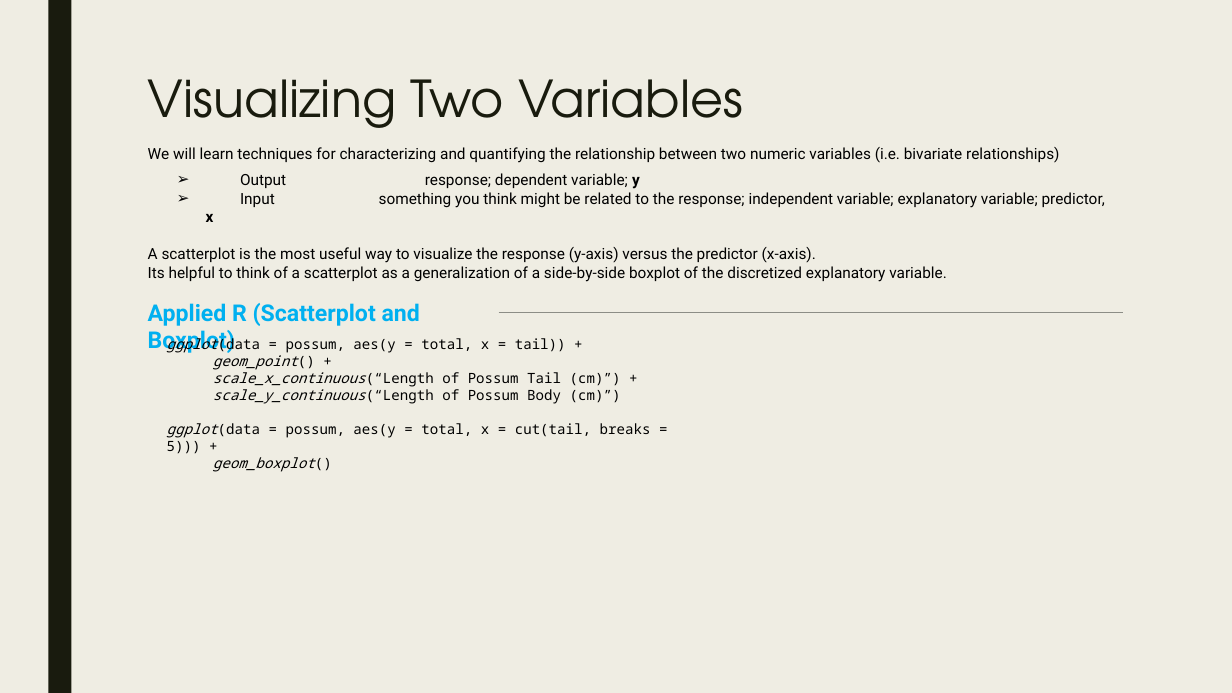
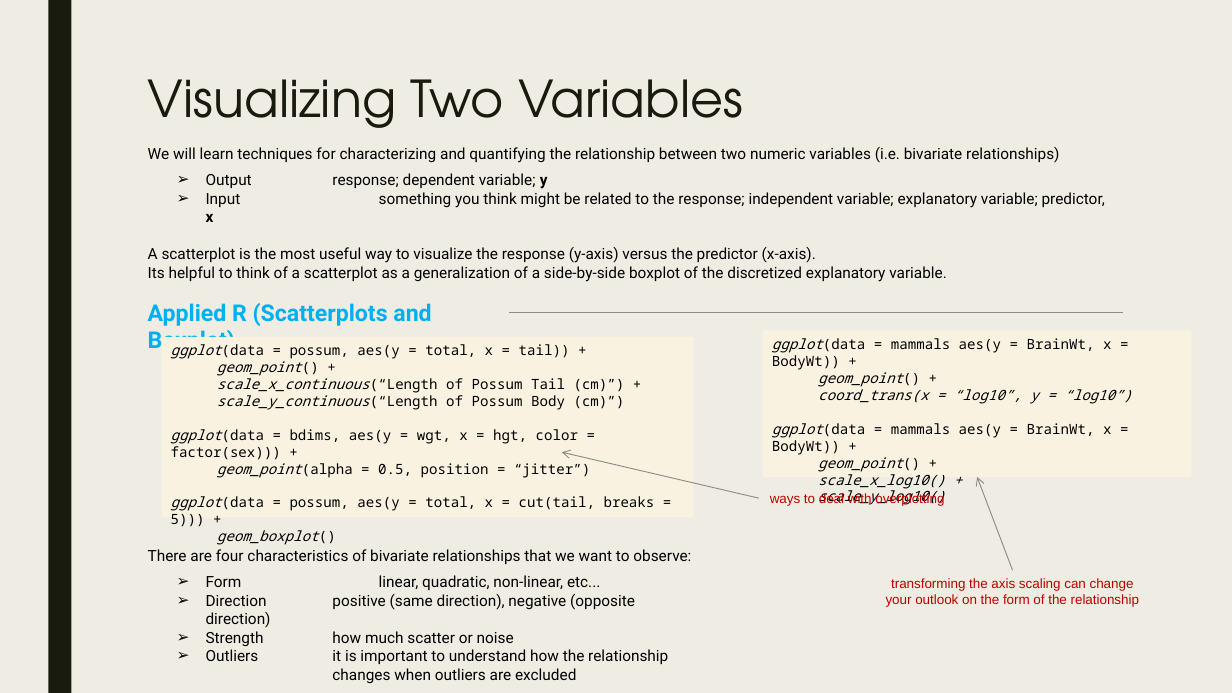
Before and after one commit to parcap/business-education, a slide deck: slide 3 of Correlation-and-Regression/Correlation and Regression.pptx. Drawn at 1232x693 pixels with LibreOffice and Linux fonts; fonts in the diff are those of the drawing. Boxes give left, top, right and bottom in pixels: in the first picture for what was removed or moved away, otherwise in the second. Text is boxed around its words. In the diff, an @@ line names an element or a change of style, - is before the commit and + after.

```diff
--- a/Correlation-and-Regression/Correlation and Regression.pptx
+++ b/Correlation-and-Regression/Correlation and Regression.pptx
@@ text at (148, 303, 431, 354): text changed @@
-Applied R (Scatterplot and Boxplot)
+Applied R (Scatterplots and Boxplot)
@@ line moved from (499, 312) - (1124, 312) to (509, 312) - (1124, 312) @@
@@ rectangle "ggplot(data = possum, aes(y = ...": place and size @@
-rectangle "ggplot(data = possum, aes(y = ..." at (167, 335, 651, 472)
+rectangle "ggplot(data = possum, aes(y = ..." at (162, 336, 694, 517)
@@ rectangle "ggplot(data = possum, aes(y = ..." at (162, 336, 694, 517): fill none to #FAF2E1 @@
@@ rectangle added at (763, 331, 1192, 477), fill #FAF2E1, 11 pt, text #000000, italic @@
+ggplot(data = mammals aes(y = BrainWt, x = BodyWt)) +
+geom_point() +
+coord_trans(x = “log10”, y = “log10”)
+ggplot(data = mammals aes(y = BrainWt, x = BodyWt)) +
+geom_point() +
+scale_x_log10() +
+scale_y_log10()
@@ text in rectangle at (171, 429, 590, 478): paragraphs added @@
+ggplot(data = bdims, aes(y = wgt, x = hgt, color = factor(sex))) +
+geom_point(alpha = 0.5, position = “jitter”)
@@ arrow added from (759, 498) to (562, 452), #8C8D86 0.75 pt @@
@@ arrow added from (1013, 570) to (978, 477), #8C8D86 0.75 pt @@
@@ text added at (770, 492, 944, 506), 10.5 pt, text #C00000 @@
+ways to deal with overplotting
@@ text added at (148, 549, 691, 683), 12 pt, text #000000 @@
+There are four characteristics of bivariate relationships that we want to observe:
+➢ Form linear, quadratic, non-linear, etc...
+➢ Direction positive (same direction), negative (opposite direction)
+➢ Strength how much scatter or noise
+➢ Outliers it is important to understand how the relationship
+  changes when outliers are excluded
@@ text added at (886, 578, 1139, 607), 10.5 pt, text #C00000 @@
+transforming the axis scaling can change your outlook on the form of the relationship
```
Also in this commit, not shown: 4 other files.
